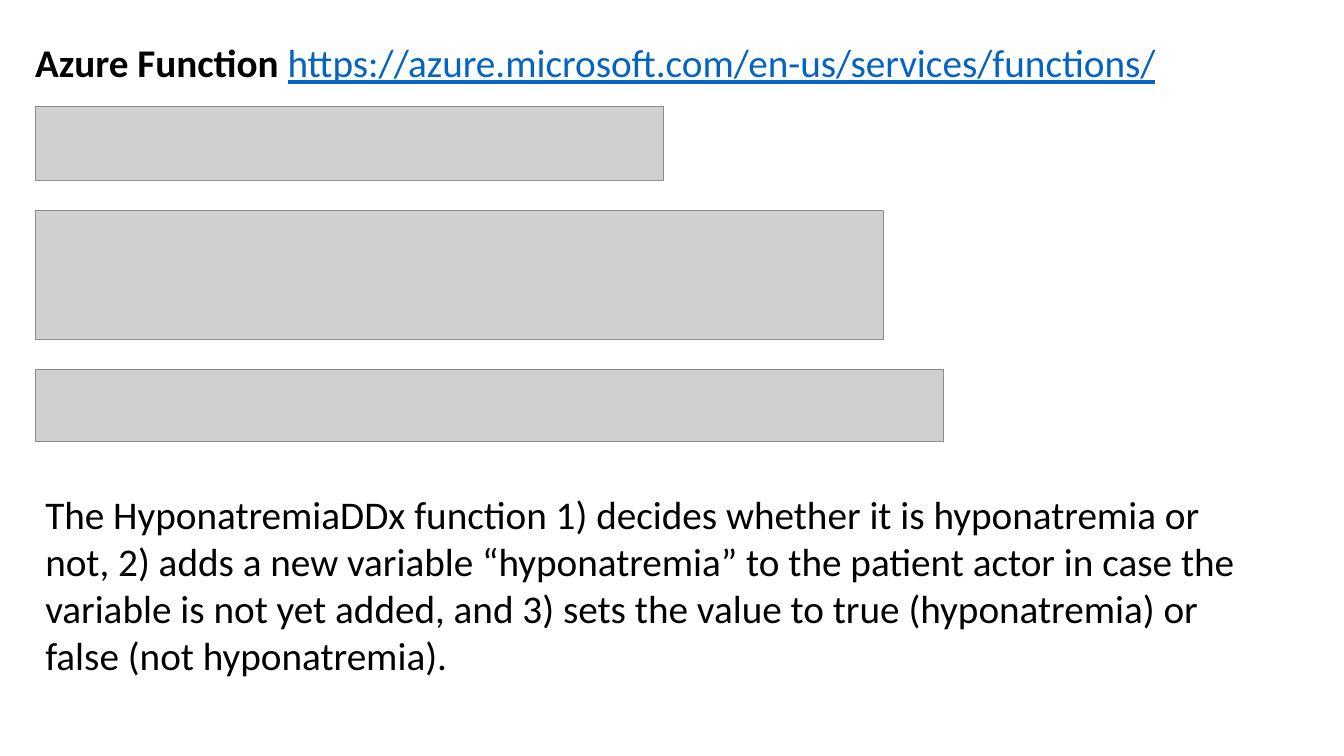
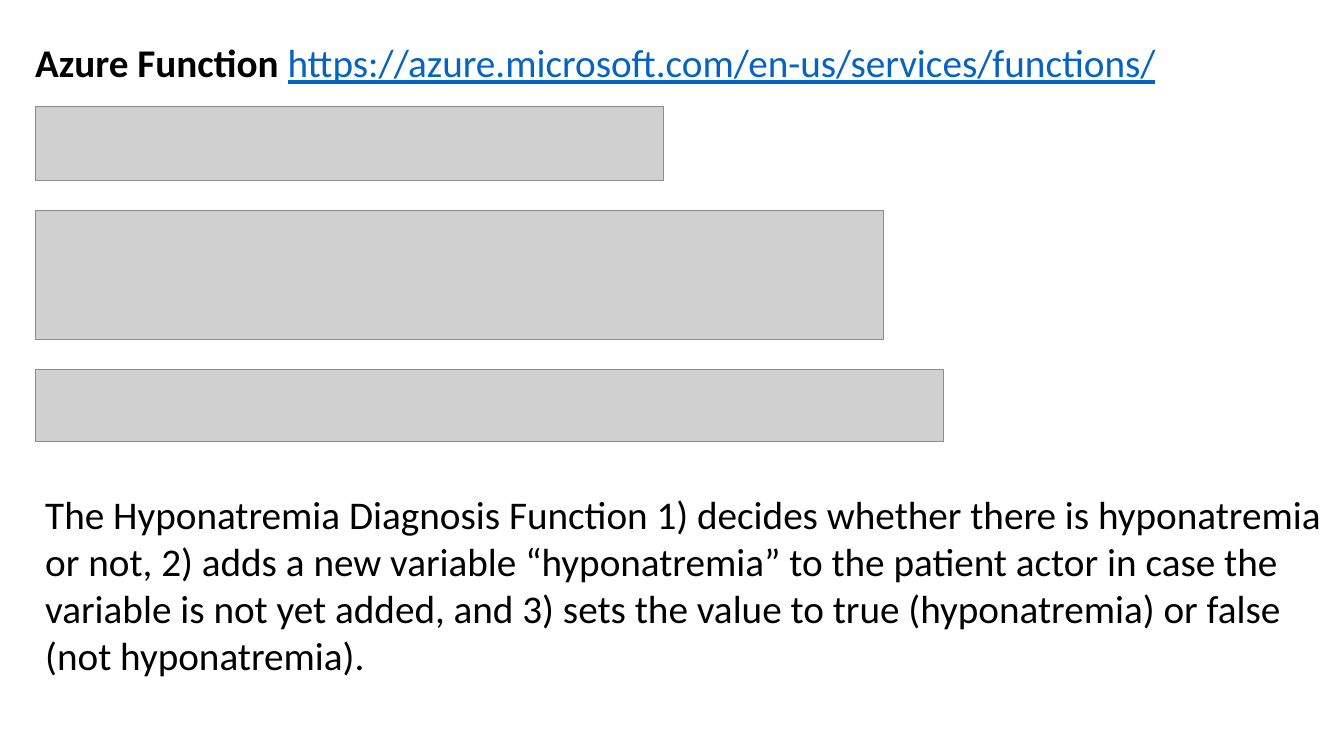
Before and after one commit to yshin1209/Nanoservice, a slide deck: slide 12 of NanoServiceAPI Demo.pptx. Drawn at 1344x756 pixels with LibreOffice and Linux fonts; fonts in the diff are those of the drawing; grey boxes stand for pictures. Boxes give left, top, right and bottom in pixels: in the first picture for what was removed or moved away, otherwise in the second. Text is boxed around its words. In the diff, an @@ line names an element or a change of style, - is before the commit and + after.

```diff
--- a/NanoServiceAPI Demo.pptx
+++ b/NanoServiceAPI Demo.pptx
@@ text at [45, 500, 1320, 677]: text changed @@
-The HyponatremiaDDx function 1) decides whether it is hyponatremia or not, 2) adds a new variable “hyponatremia” to the patient actor in case the variable is not yet added, and 3) sets the value to true (hyponatremia) or false (not hyponatremia).
+The Hyponatremia Diagnosis Function 1) decides whether there is hyponatremia or not, 2) adds a new variable “hyponatremia” to the patient actor in case the variable is not yet added, and 3) sets the value to true (hyponatremia) or false (not hyponatremia).
```
Also in this commit, not shown: 1 other file.
